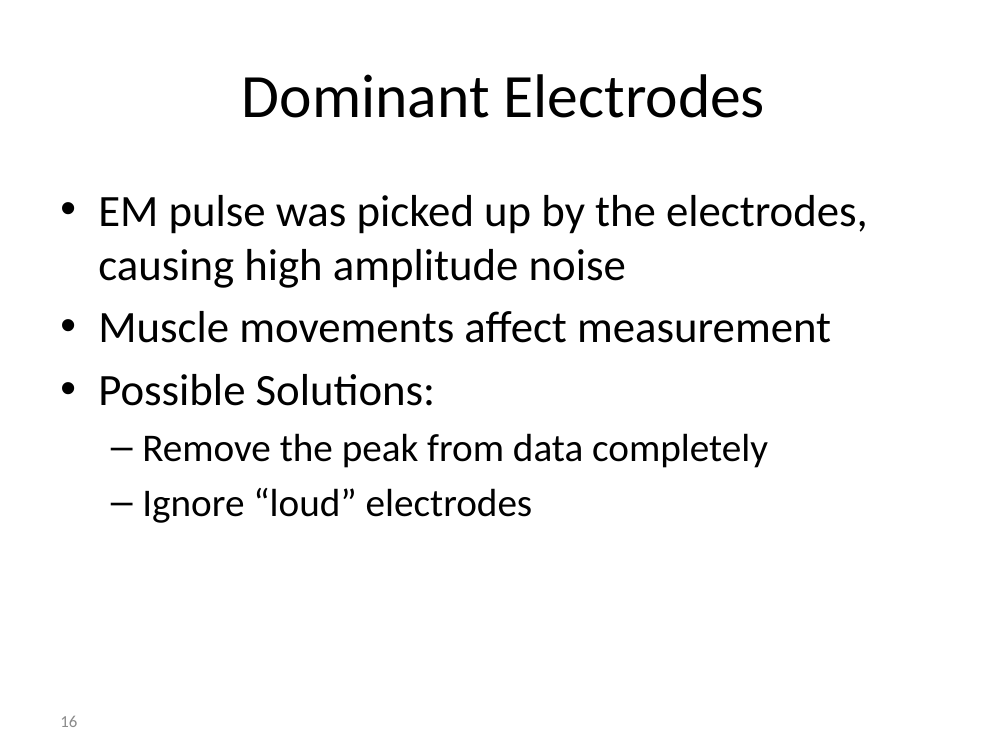
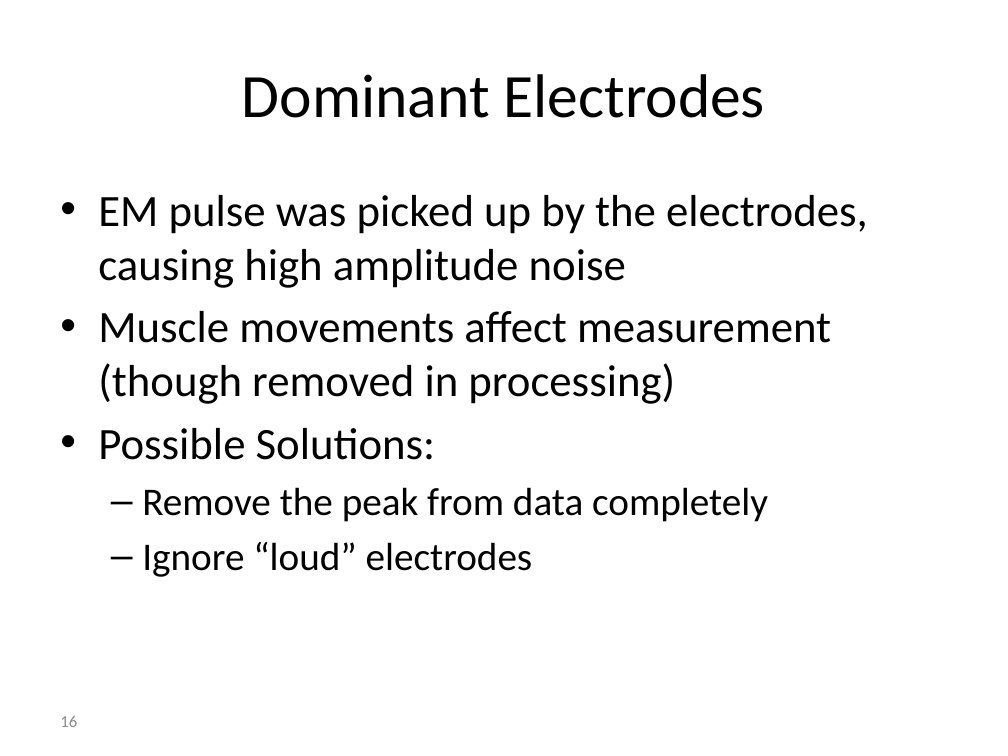
Before and after one commit to reggevlivney/BrainSway, a slide deck: slide 16 of Project_Midterm_Presentation.pptx. Drawn at 1008x756 pixels with LibreOffice and Linux fonts; fonts in the diff are those of the drawing; background and template pictures are left out. Boxes give left, top, right and bottom in pixels: in the first picture for what was removed or moved away, otherwise in the second. Text is boxed around its words. In the diff, an @@ line names an element or a change of style, - is before the commit and + after.

```diff
--- a/Project_Midterm_Presentation.pptx
+++ b/Project_Midterm_Presentation.pptx
@@ text at (98, 311, 831, 404): text changed @@
-• Muscle movements affect measurement
+• Muscle movements affect measurement (though removed in processing)
```
Also in this commit, not shown: 7 other slides changed, 1 other file.
